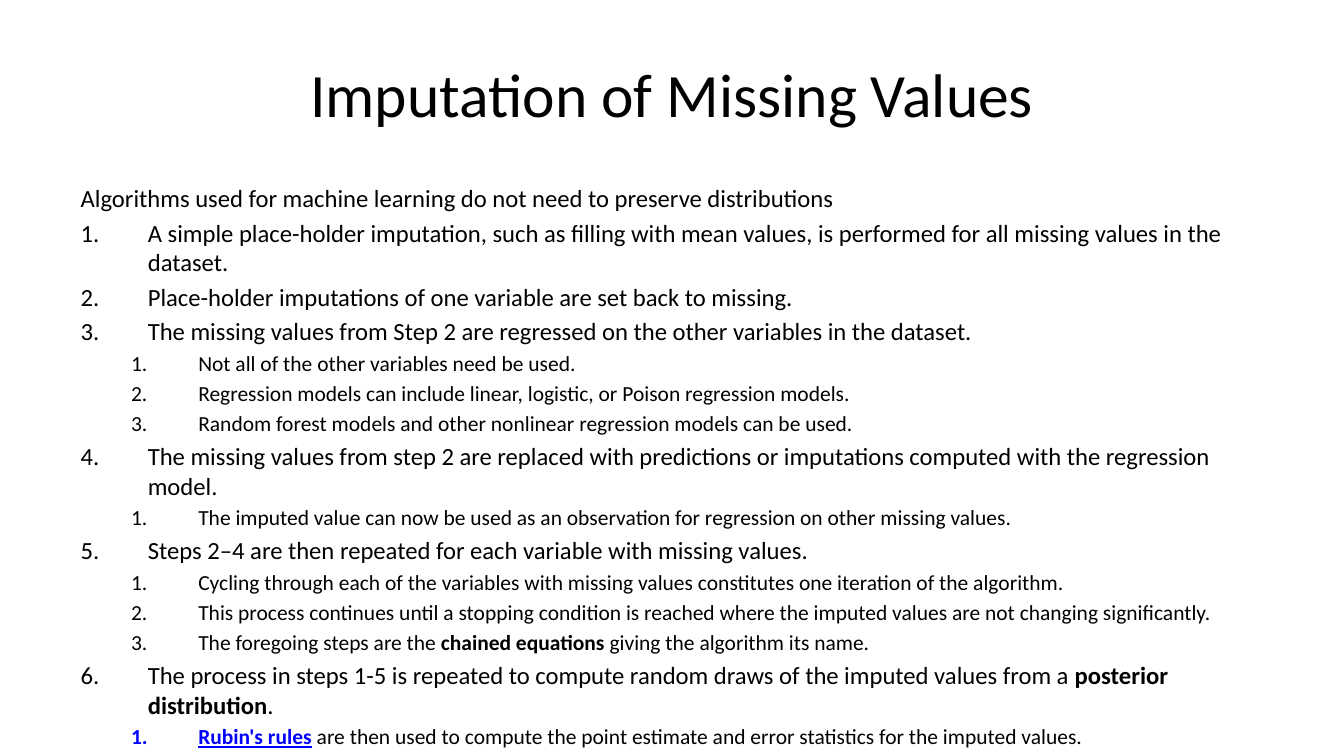
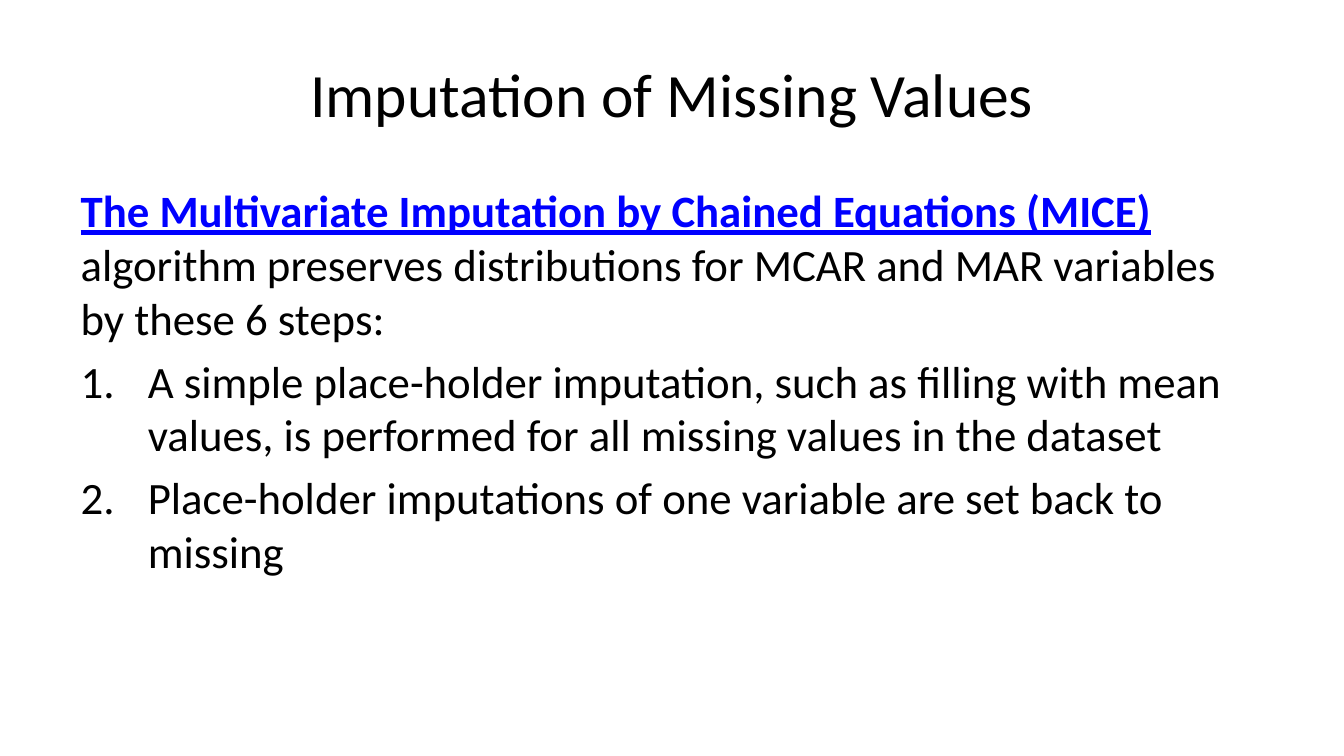
Before and after one commit to StephenElston/CSCI-E-83, a slide deck: slide 60 of LectureSlides/11_ModelsForMessyData.pptx (slide 59 before the commit). Drawn at 1344x756 pixels with LibreOffice and Linux fonts; fonts in the diff are those of the drawing. Boxes give left, top, right and bottom in pixels: in the first picture for what was removed or moved away, otherwise in the second. Text is boxed around its words. In the diff, an @@ line names an element or a change of style, - is before the commit and + after.

Commit message:
Added imputation slides

```diff
--- a/LectureSlides/11_ModelsForMessyData.pptx
+++ b/LectureSlides/11_ModelsForMessyData.pptx
@@ text at [81,194,1220,576]: text changed; size 11.6 to 24 pt @@
-Algorithms used for machine learning do not need to preserve distributions
-1. A simple place-holder imputation, such as filling with mean values, is performed for all missing values in the dataset.
-2. Place-holder imputations of one variable are set back to missing.
-3. The missing values from Step 2 are regressed on the other variables in the dataset.
-  1. Not all of the other variables need be used.
-  2. Regression models can include linear, logistic, or Poison regression models.
-  3. Random forest models and other nonlinear regression models can be used.
-4. The missing values from step 2 are replaced with predictions or imputations computed with the regression model.
-  1. The imputed value can now be used as an observation for regression on other missing values.
-5. Steps 2–4 are then repeated for each variable with missing values.
-  1. Cycling through each of the variables with missing values constitutes one iteration of the algorithm.
-  2. This process continues until a stopping condition is reached where the imputed values are not changing significantly.
-  3. The foregoing steps are the chained equations giving the algorithm its name.
-6. The process in steps 1-5 is repeated to compute random draws of the imputed values from a posterior distribution.
-  1. Rubin's rules are then used to compute the point estimate and error statistics for the imputed values.
+The Multivariate Imputation by Chained Equations (MICE) algorithm preserves distributions for MCAR and MAR variables by these 6 steps:
+1. A simple place-holder imputation, such as filling with mean values, is performed for all missing values in the dataset
+2. Place-holder imputations of one variable are set back to missing
```
Also in this commit, not shown: 3 other slides changed, 8 slides added, 1 slide removed.
